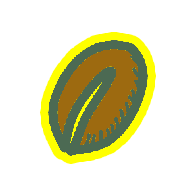
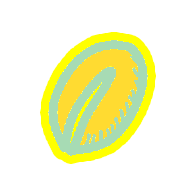
Layer changes from the first 196x196 image to the second:
pixels changed over [left=48, top=40, right=148, bottom=156] (layer not identified)
